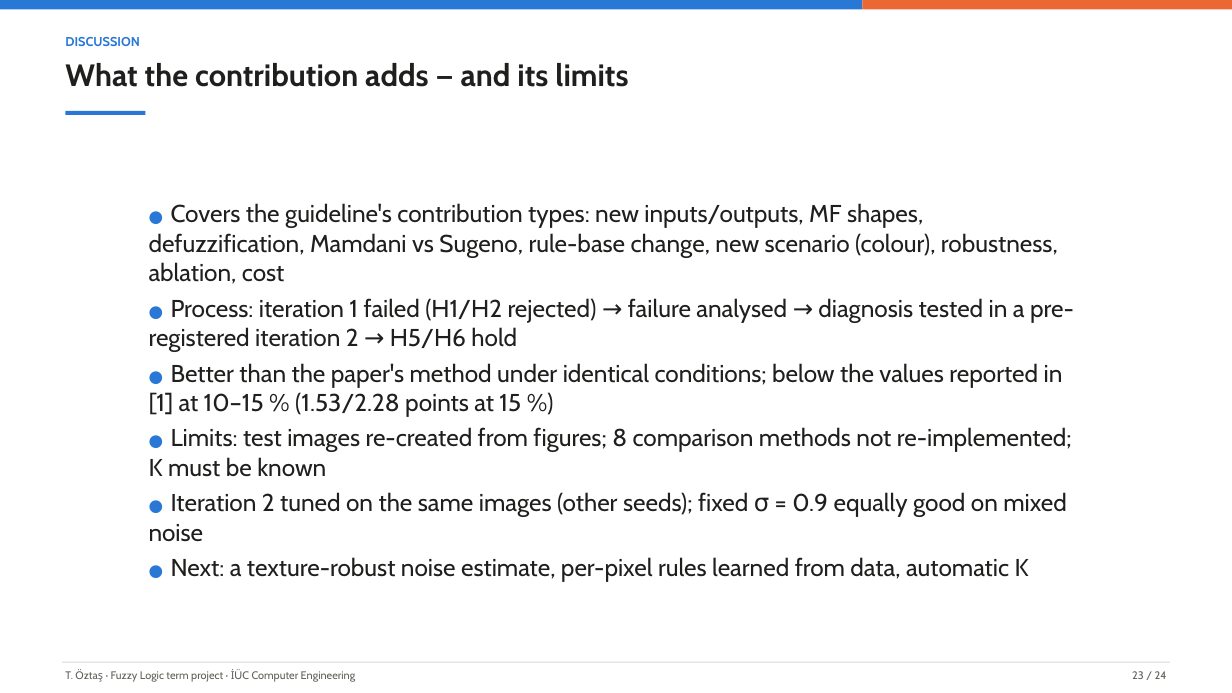
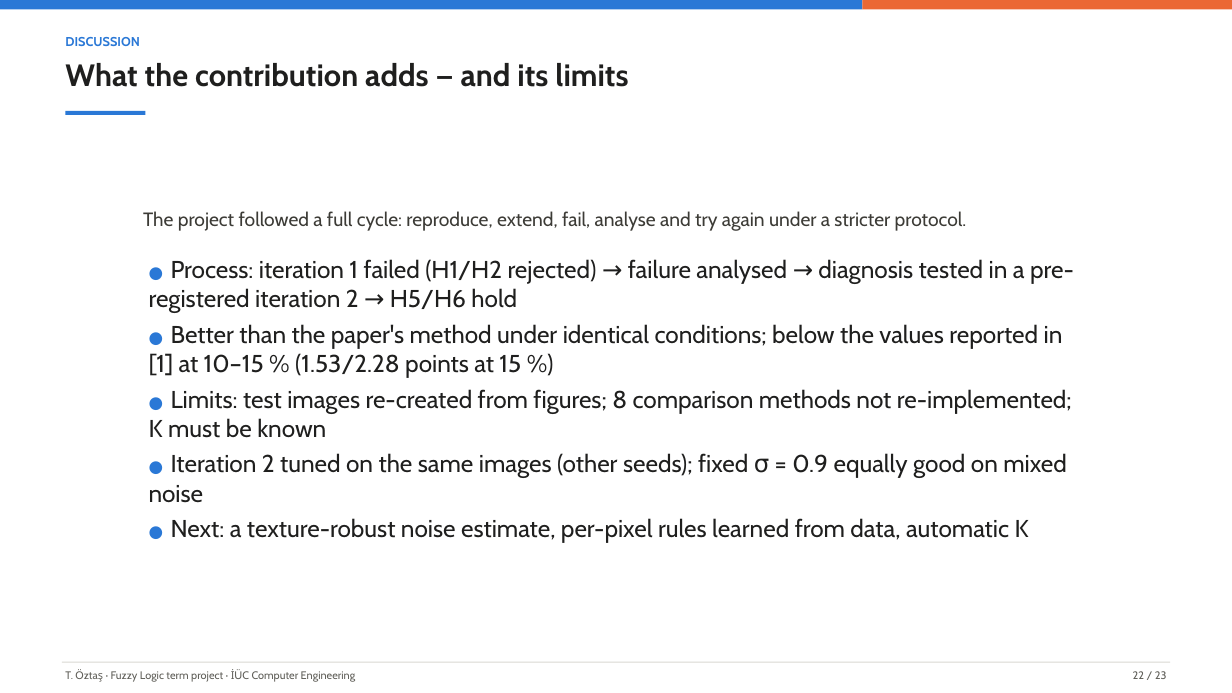
Before and after one commit to tarikoztas/fuzzy-logic-project, a slide deck: slide 22 of presentation/presentation.pptx (slide 23 before the commit). Drawn at 1232x693 pixels with LibreOffice and Linux fonts; fonts in the diff are those of the drawing. Boxes give left, top, right and bottom in pixels: in the first picture for what was removed or moved away, otherwise in the second. Text is boxed around its words. In the diff, an @@ line names an element or a change of style, - is before the commit and + after.

Commit message:
faz9: slides without the demo and the inconsistency slide; short lead text on every content slide (D-048)

```diff
--- a/presentation/presentation.pptx
+++ b/presentation/presentation.pptx
@@ text at bbox=[149, 203, 1058, 284]: paragraph removed @@
-● Covers the guideline's contribution types: new inputs/outputs, MF shapes, defuzzification, Mamdani vs Sugeno, rule-base change, new scenario (colour), robustness, ablation, cost
@@ text added at bbox=[143, 211, 967, 231], 15 pt, text #3C3B36 @@
+The project followed a full cycle: reproduce, extend, fail, analyse and try again under a stricter protocol.
@@ text "● Process: iteration 1 failed ...": place and size @@
-text "● Process: iteration 1 failed ..." at bbox=[149, 203, 1074, 582]
+text "● Process: iteration 1 failed ..." at bbox=[149, 259, 1074, 543]
@@ text "● Process: iteration 1 failed ..." at bbox=[149, 259, 1074, 543]: vertical alignment middle to top @@
@@ text at bbox=[1133, 671, 1167, 679]: text changed @@
-23 / 24
+22 / 23
```
Also in this commit, not shown: 21 other slides changed, 1 slide removed, 12 other files.
